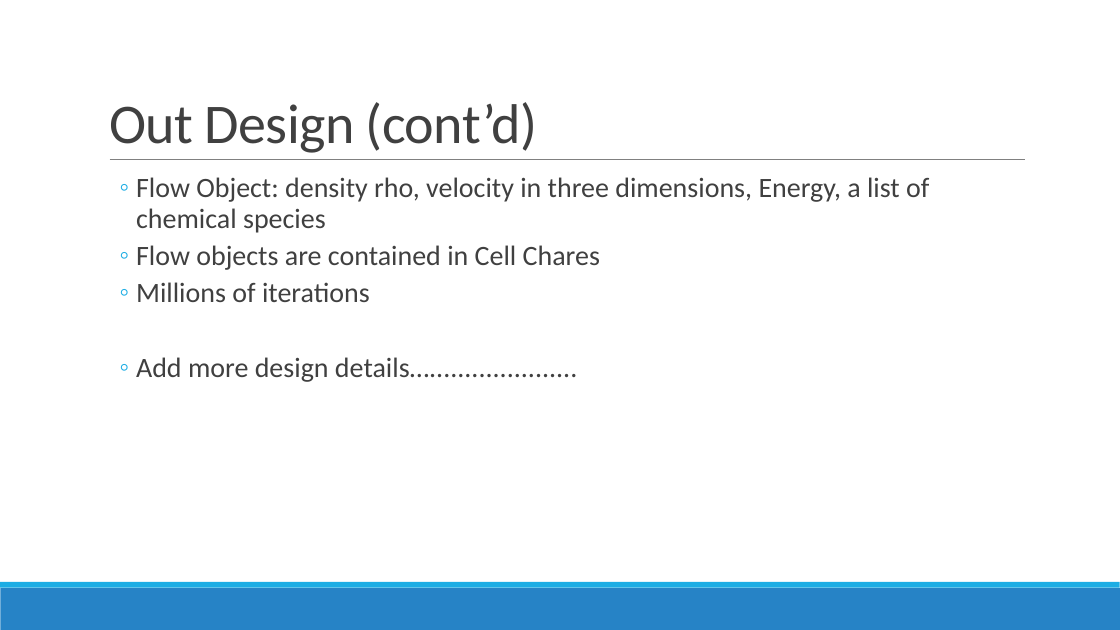
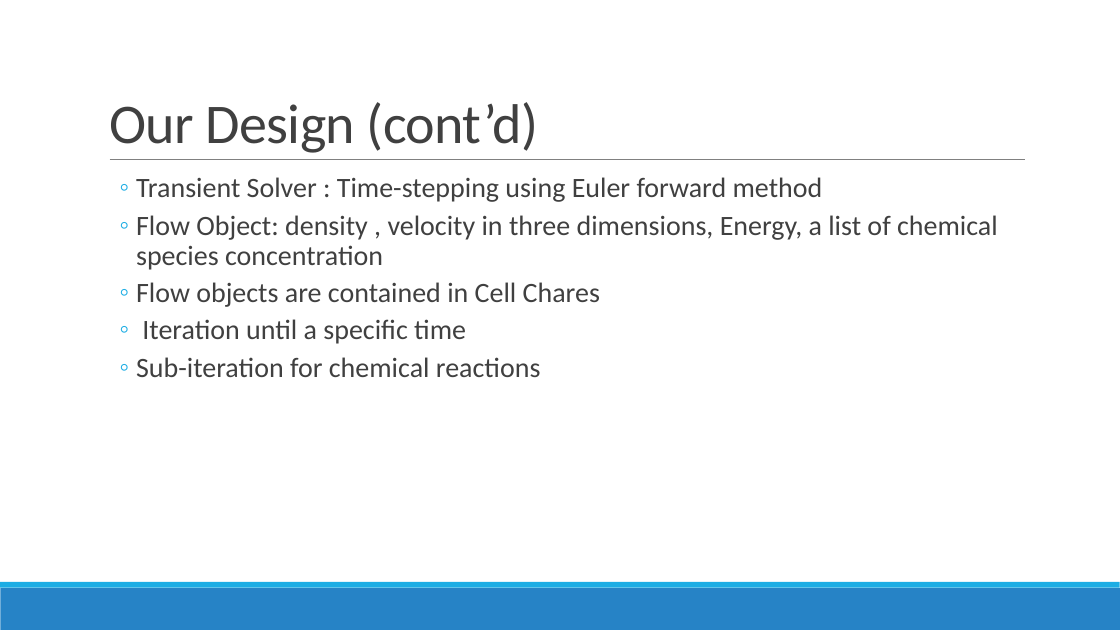
Before and after one commit to SulemanMahmood/PlasmaCombustion, a slide deck: slide 8 of 598Slides.pptx. Drawn at 1120x630 pixels with LibreOffice and Linux fonts; fonts in the diff are those of the drawing. Boxes give left, top, right and bottom in pixels: in the first picture for what was removed or moved away, otherwise in the second. Text is boxed around its words. In the diff, an @@ line names an element or a change of style, - is before the commit and + after.

```diff
--- a/598Slides.pptx
+++ b/598Slides.pptx
@@ title at (109, 102, 539, 153): text changed @@
-Out Design (cont’d)
+Our Design (cont’d)
@@ text at (136, 177, 998, 270): text changed @@
-  ◦ Flow Object: density rho, velocity in three dimensions, Energy, a list of chemical species
+  ◦ Transient Solver : Time-stepping using Euler forward method
+  ◦ Flow Object: density , velocity in three dimensions, Energy, a list of chemical species concentration
@@ text at (136, 319, 541, 377): text changed @@
-  ◦ Millions of iterations
-  ◦ Add more design details….....................
+  ◦ Iteration until a specific time
+  ◦ Sub-iteration for chemical reactions
```
Also in this commit, not shown: 7 other slides changed, 2 slides added, 3 slides removed, 9 other files.
